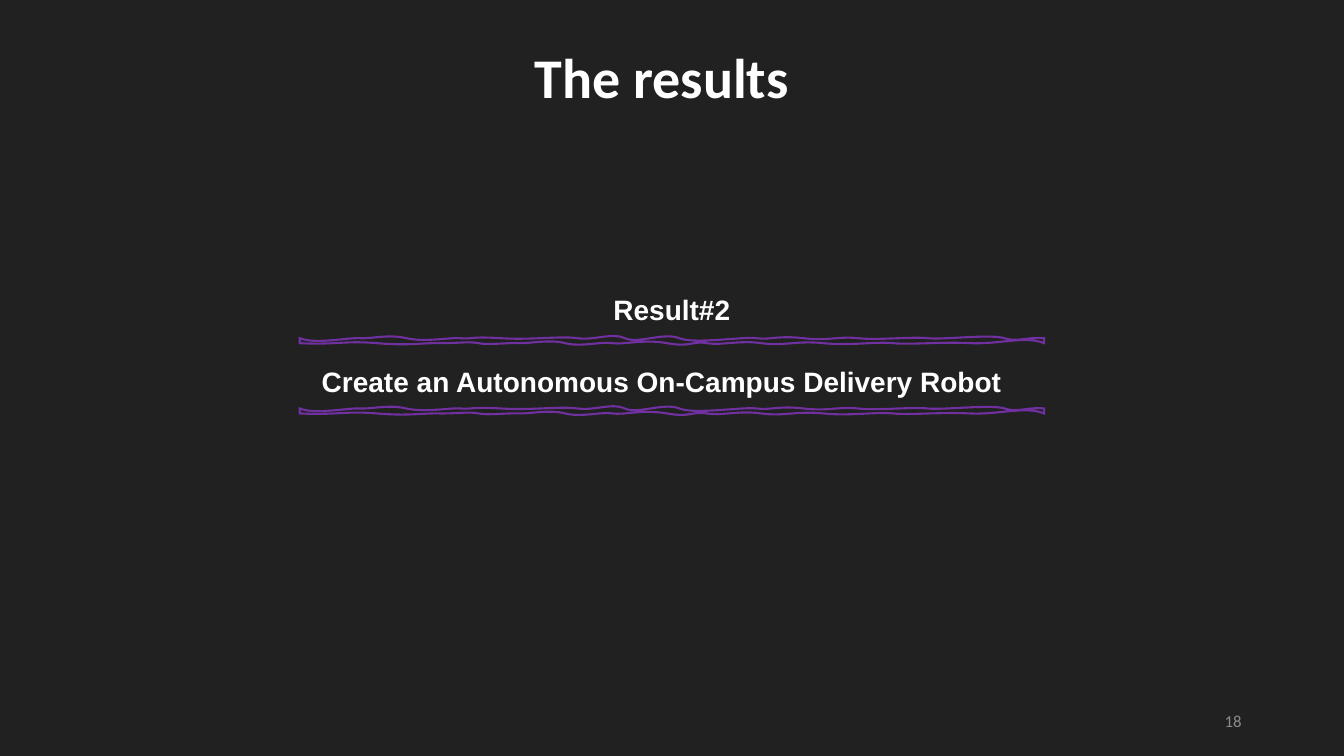
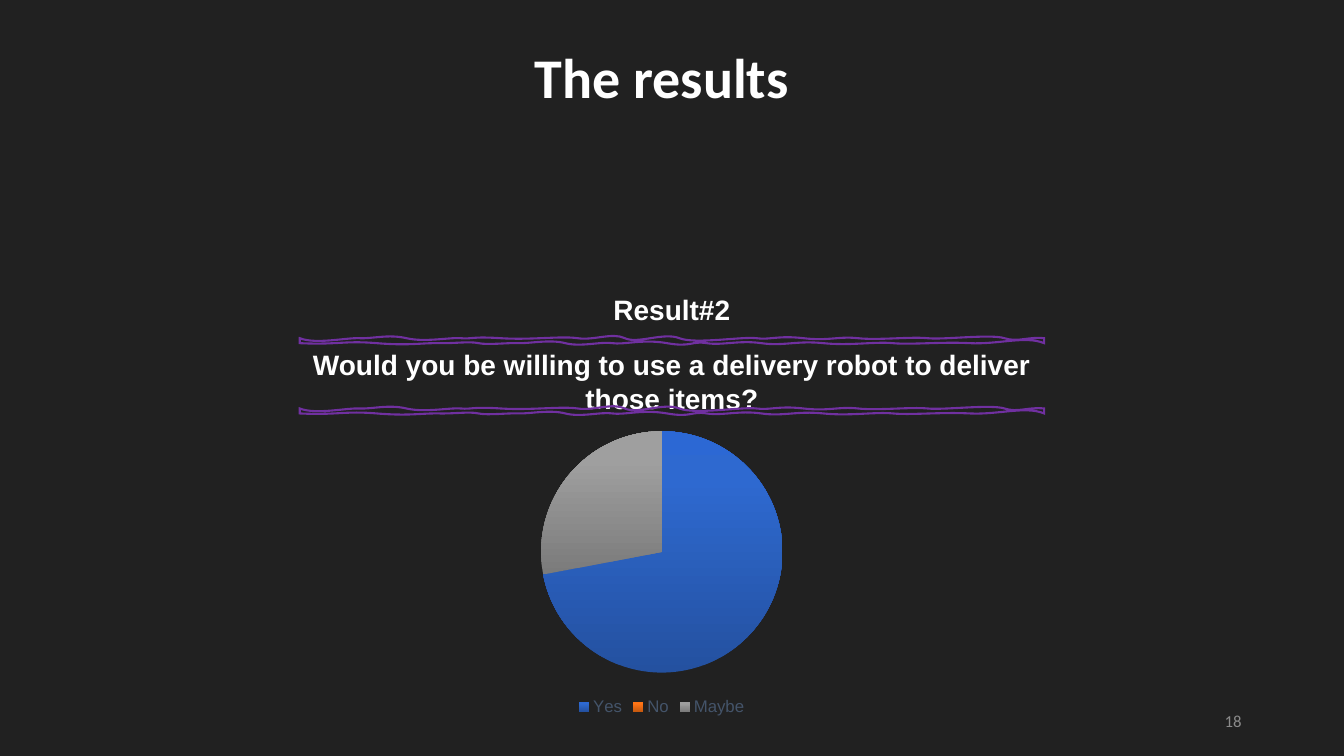
Before and after one commit to Mhd-Ghd/on-campus-delivery-robot, a slide deck: slide 18 of reports/report-2/Press#2.pptm. Drawn at 1344x756 pixels with LibreOffice and Linux fonts; fonts in the diff are those of the drawing. Boxes give left, top, right and bottom in pixels: in the first picture for what was removed or moved away, otherwise in the second. Text is boxed around its words. In the diff, an @@ line names an element or a change of style, - is before the commit and + after.

```diff
--- a/reports/report-2/Press#2.pptm
+++ b/reports/report-2/Press#2.pptm
@@ text at [313,354,1029,414]: text changed @@
-Create an Autonomous On-Campus Delivery Robot
+Would you be willing to use a delivery robot to deliver those items?
@@ pie chart added at [410,417,914,720] @@
+categories: Yes, No, Maybe
+Series 1: 72, 0, 28
```
Also in this commit, not shown: 2 other slides changed, 1 slide added, 1 other file.
